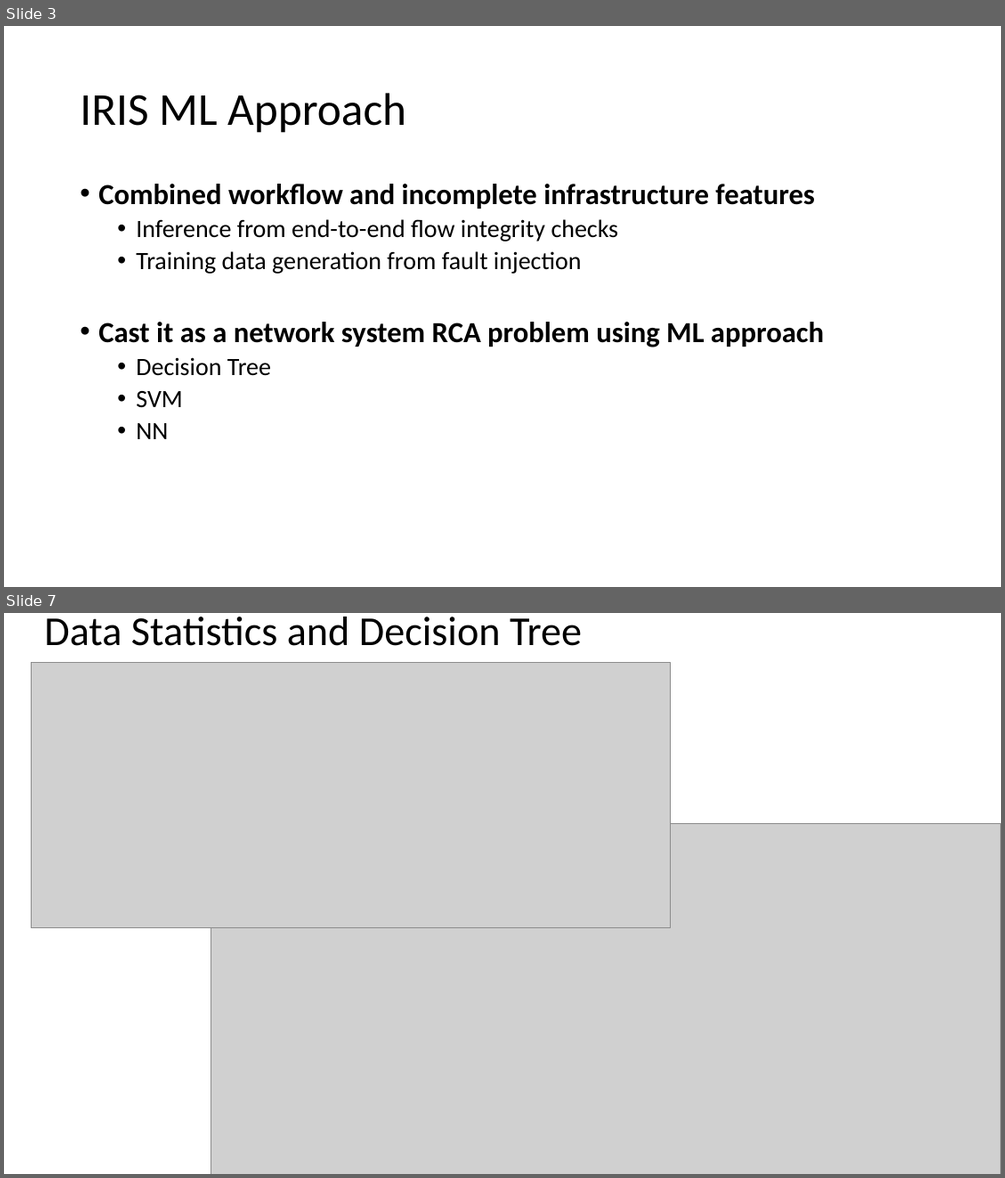
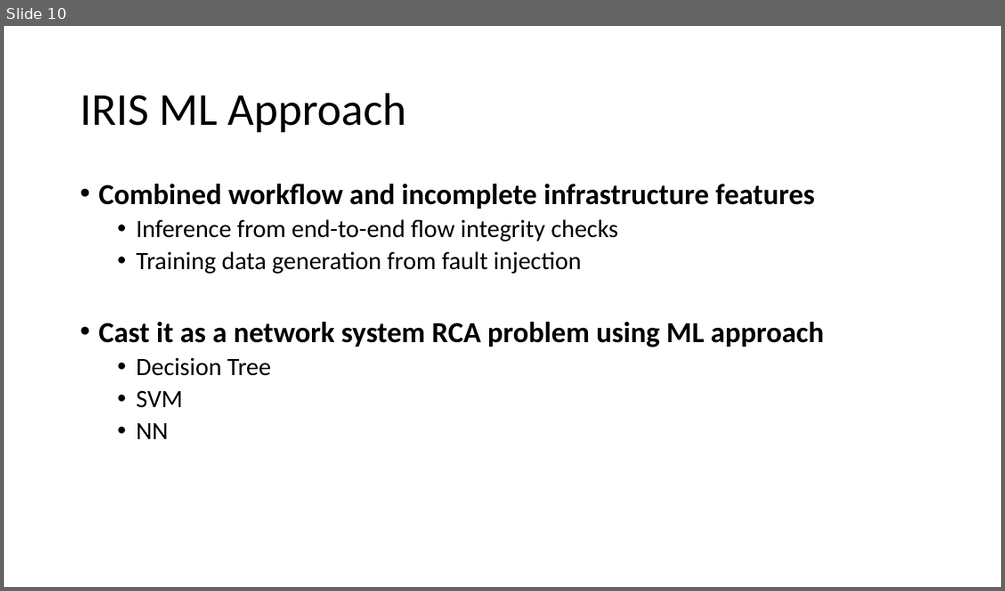
Before and after one commit to RENCI-NRIG/IRIS, a slide deck: doc/presentation/ml-final.pptx. Shown one above the other, each under a label of ours: slides 3 and 7 before the commit, slide 10 after it; the slides between them are not shown. The pictures are 1005x1178 and 1005x591 pixels, drawn with LibreOffice and Linux fonts; fonts in the diff are those of the drawing; grey boxes stand for pictures. Boxes give left, top, right and bottom in pixels: in the first picture for what was removed or moved away, otherwise in the second. Text is boxed around its words. In the diff, an @@ line names an element or a change of style, - is before the commit and + after.

```diff
--- a/doc/presentation/ml-final.pptx
+++ b/doc/presentation/ml-final.pptx
@@ slide 7 removed at (4,613,1001,1174), background #FFFFFF @@
@@ title removed at (44,617,582,646) @@
-Data Statistics and Decision Tree
@@ picture removed at (31,662,671,928) @@
@@ picture removed at (211,823,1001,1174) @@
@@ what was slide 3 is now slide 10 @@
```
Also in this commit, not shown: 6 slides changed, 5 slides added, 9 other files.
